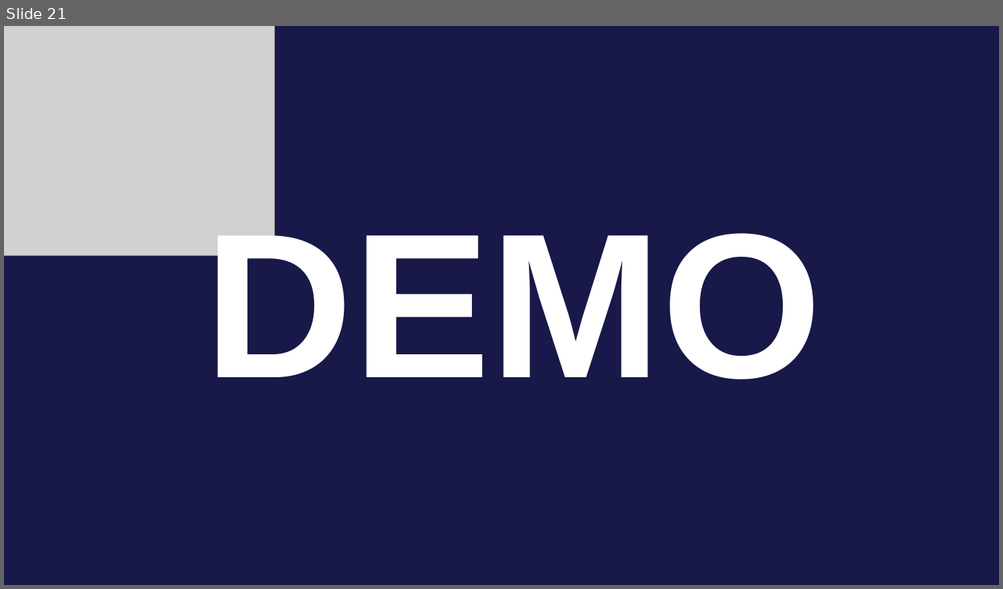
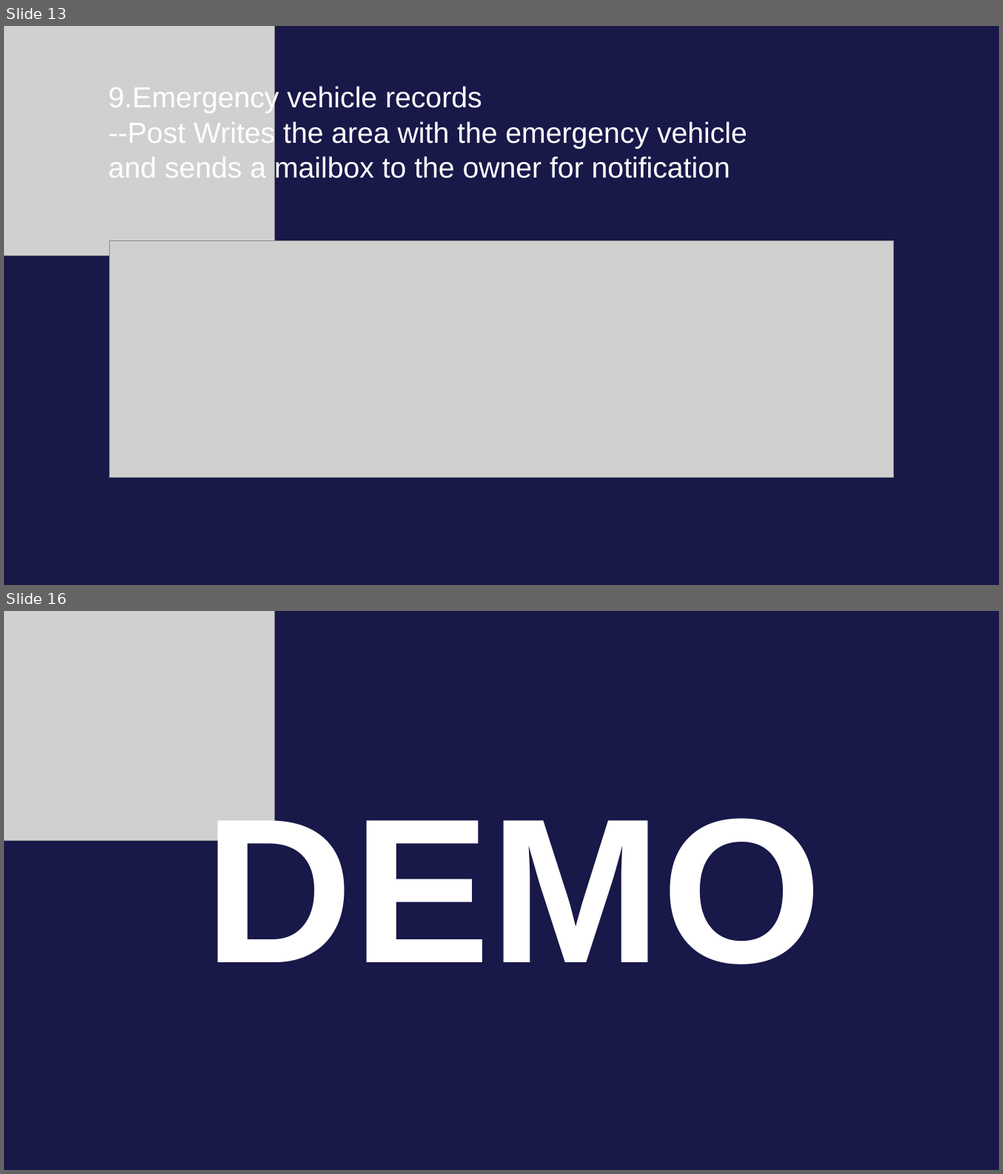
Before and after one commit to LZPMPC005L/Vehicle-management, a slide deck: Vehicle management.pptx. Shown one above the other, each under a label of ours: slide 21 before the commit, slides 13 and 16 after it; the slides between them are not shown. The pictures are 1003x589 and 1003x1174 pixels, drawn with LibreOffice and Linux fonts; fonts in the diff are those of the drawing; grey boxes stand for pictures. Boxes give left, top, right and bottom in pixels: in the first picture for what was removed or moved away, otherwise in the second. Text is boxed around its words. In the diff, an @@ line names an element or a change of style, - is before the commit and + after.

```diff
--- a/Vehicle management.pptx
+++ b/Vehicle management.pptx
@@ slide 13 added at [4, 26, 999, 585], background #181849 @@
@@ picture added at [4, 26, 275, 256] @@
@@ text added at [108, 85, 747, 184], 28 pt, text #FFFFFF @@
+9.Emergency vehicle records
+--Post Writes the area with the emergency vehicle
+and sends a mailbox to the owner for notification
@@ picture added at [109, 241, 893, 478] @@
@@ what was slide 21 is now slide 16 @@
```
Also in this commit, not shown: 5 slides changed, 6 other slides added, 12 slides removed, 4 other files.
